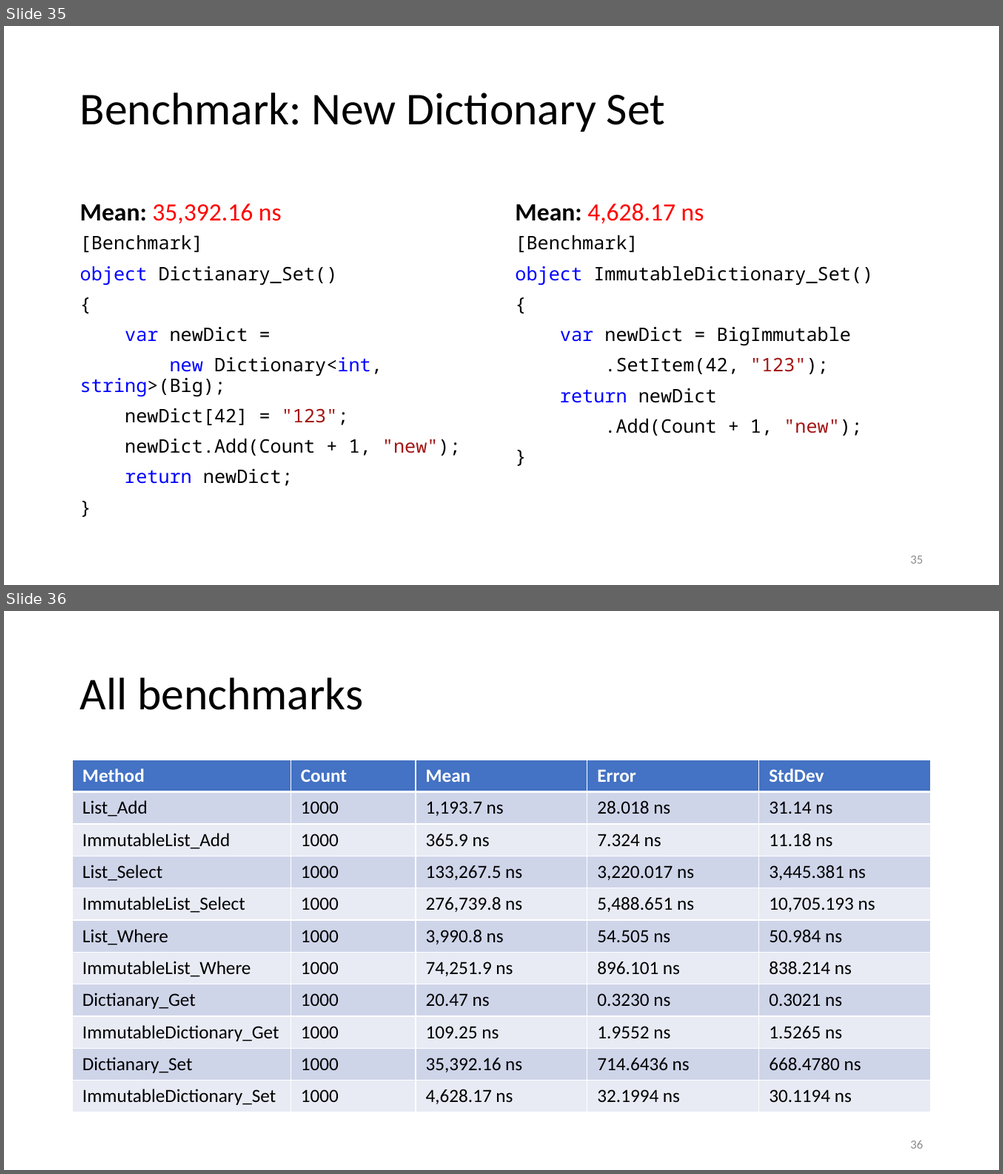
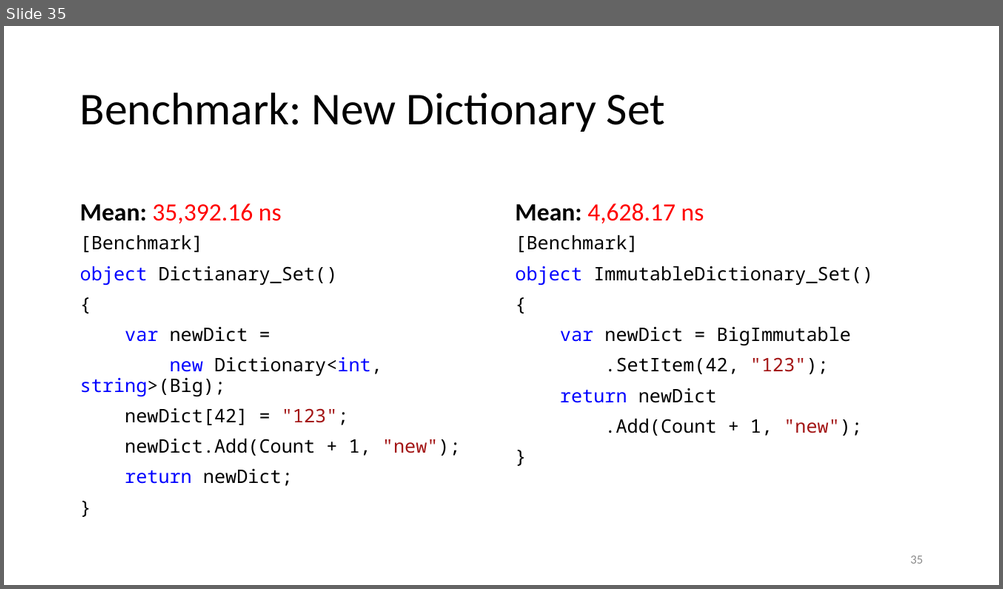
Before and after one commit to kugushev/presentations, a slide deck: Presentation.pptx. Shown one above the other, each under a label of ours: slides 35 and 36 before the commit, slide 35 after it. The pictures are 1003x1174 and 1003x589 pixels, drawn with LibreOffice and Linux fonts; fonts in the diff are those of the drawing. Boxes give left, top, right and bottom in pixels: in the first picture for what was removed or moved away, otherwise in the second. Text is boxed around its words. In the diff, an @@ line names an element or a change of style, - is before the commit and + after.

```diff
--- a/Presentation.pptx
+++ b/Presentation.pptx
@@ slide 36 removed at <box>4,611,999,1170</box>, background #FFFFFF @@
@@ title removed at <box>79,678,363,710</box> @@
-All benchmarks
@@ table removed at <box>73,760,930,1109</box>, 11 rows, 5 columns @@
-Method | Count | Mean | Error | StdDev
-List_Add | 1000 | 1,193.7 ns | 28.018 ns | 31.14 ns
-ImmutableList_Add | 1000 | 365.9 ns | 7.324 ns | 11.18 ns
-List_Select | 1000 | 133,267.5 ns | 3,220.017 ns | 3,445.381 ns
-ImmutableList_Select | 1000 | 276,739.8 ns | 5,488.651 ns | 10,705.193 ns
-List_Where | 1000 | 3,990.8 ns | 54.505 ns | 50.984 ns
-ImmutableList_Where | 1000 | 74,251.9 ns | 896.101 ns | 838.214 ns
-Dictianary_Get | 1000 | 20.47 ns | 0.3230 ns | 0.3021 ns
-ImmutableDictionary_Get | 1000 | 109.25 ns | 1.9552 ns | 1.5265 ns
-Dictianary_Set | 1000 | 35,392.16 ns | 714.6436 ns | 668.4780 ns
-ImmutableDictionary_Set | 1000 | 4,628.17 ns | 32.1994 ns | 30.1194 ns
@@ page number removed at <box>910,1141,922,1149</box> @@
-36
```
Also in this commit, not shown: 2 slides changed, 4 slides added, 4 other slides removed.
